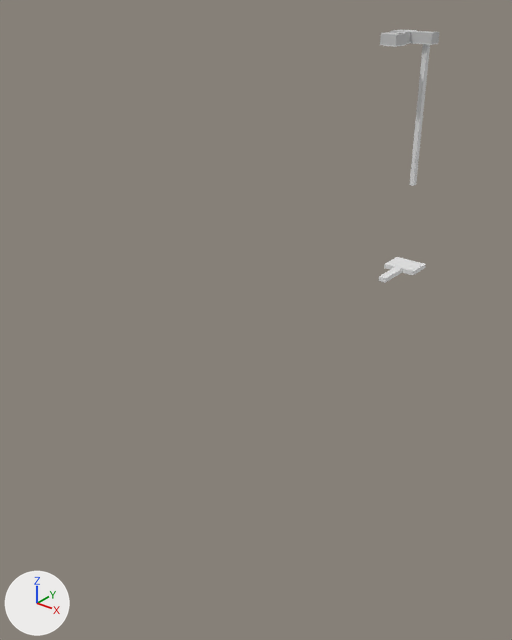
Renders of the FBX model exit mask/Assets/Models/Level Parts/basement_2.FBX from each side of a commit.
Rendered twice from a camera (50 mm lens) standing at (141.0, -245.0, 24.0) and looking at (-3.0, -64.0, -88.0). The lights are fixed; the arrows at lower left show +X, +Y and +Z. Where no turn or scale is listed for an object, it has been applied to the vertices. Vertices at the same position are counted once.

Script lines for the objects in view, before the commit:
```python
me_mesh = bpy.data.meshes.new('Mesh')
me_mesh.from_pydata(...)  # 347 vertices, 268 faces; spans x -9.3..9.3, y -12.8..12.8, z 0.0..3.9
me_mesh.materials.append(mat_24___default)  # light grey #cacaca
me_mesh_003 = bpy.data.meshes.new('Mesh.003')
me_mesh_003.from_pydata(...)  # 16 vertices, 12 faces, 1 loose edge; spans x -0.9..0.9, y -1.3..1.3, z -57.1..0.0
me_mesh_004 = bpy.data.meshes.new('Mesh.004')
me_mesh_004.from_pydata(...)  # 16 vertices, 12 faces; spans x -7.3..7.3, y -20.8..5.9, z -1.4..0.6
ob_basement = bpy.data.objects.new('basement', me_mesh)
ob_basement.location = (-0.5, 26.9, 0.0)
ob_box001 = bpy.data.objects.new('Box001', me_mesh_004)
ob_box001.location = (5.1, 33.7, -94.5)
ob_line003 = bpy.data.objects.new('Line003', me_mesh_003)
ob_line003.location = (5.1, 33.7, -0.3)
```
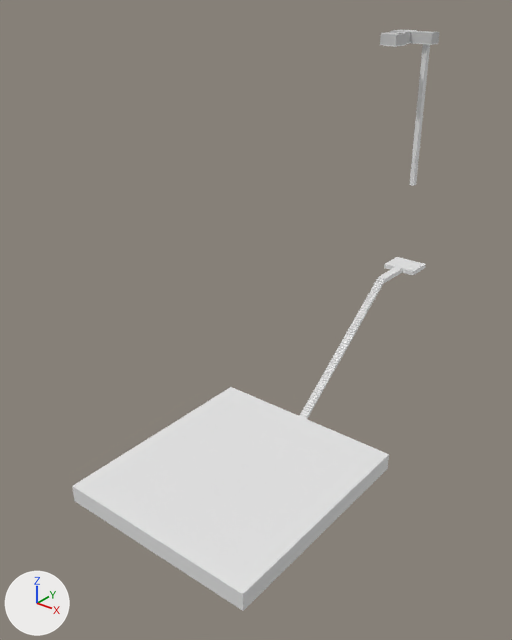
Changed parts and their boxes (x1, y1, x2, y2) in the pictures (512 x 640 px):
```json
{"object": "Object001", "change": "added", "after": [72, 387, 389, 611]}
{"object": "Box001", "change": "reshaped", "before": [378, 257, 426, 283], "after": [299, 257, 426, 419], "on screen": "161% wider, 504% taller"}
{"part": 1, "of": "me_mesh_004", "change": "added", "after": [299, 277, 386, 419]}
```

Scene script edits in JSON lines:
```json
{"block": "me_mesh_004", "where": "# used by ob_box001; location = (5.1, 33.7, -94.5)"}
{"op": "remove", "block": "me_mesh_004", "code": "me_mesh_004.from_pydata(...)  # 16 vertices, 12 faces; spans x -7.3..7.3, y -20.8..5.9, z -1.4..0.6"}
{"op": "add", "block": "me_mesh_004", "code": "me_mesh_004.from_pydata(...)  # 258 vertices, 134 faces; spans x -7.3..7.3, y -78.6..5.9, z -42.3..0.6"}
{"block": "me_mesh_004", "change": "me_mesh_004 part 1: a new loose piece of 242 vertices spanning x -1.7..1.7, y -78.6..-20.8, z -42.3..0.6"}
{"op": "add", "block": "me_mesh_005", "code": ["me_mesh_005 = bpy.data.meshes.new('Mesh.005')", "me_mesh_005.from_pydata([(-1.7, -78.6, -48.2), (1.7, -78.6, -48.2), (-1.7, -163.8, -41.6), (-1.7, -163.8, -48.2), (1.7, -163.8, -48.2), (1.7, -163.8, -41.6), (-37.8, -78.6, -41.6), (-37.8, -78.6, -48.2), (-37.8, -163.8, -48.2), (-37.8, -163.8, -41.6), (39.4, -78.6, -48.2), (39.4, -78.6, -41.6), (39.4, -163.8, -41.6), (39.4, -163.8, -48.2), (-1.7, -78.6, -41.6), (1.7, -78.6, -41.6), (-1.7, -78.6, -42.3), (1.7, -78.6, -42.3)], [], [(2, 3, 4, 5), (6, 7, 8, 9), (0, 1, 4, 3), (10, 11, 12, 13), (15, 14, 2, 5), (7, 6, 14, 16, 0), (0, 3, 8, 7), (3, 2, 9, 8), (2, 14, 6, 9), (11, 10, 1, 17, 15), (15, 5, 12, 11), (5, 4, 13, 12), (4, 1, 10, 13), (1, 0, 16, 17)])"]}
{"op": "add", "block": "ob_object001", "code": ["ob_object001 = bpy.data.objects.new('Object001', me_mesh_005)", "ob_object001.location = (5.1, 33.7, -94.5)"]}
```
